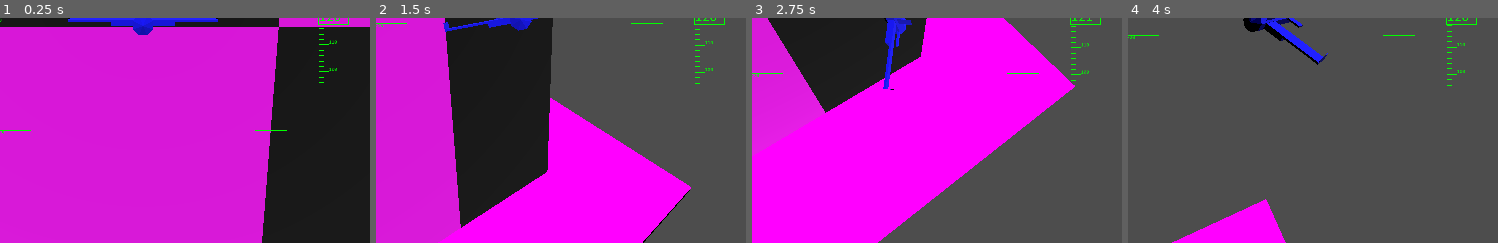
Above: before the commit, frames 1-4 (left to right).
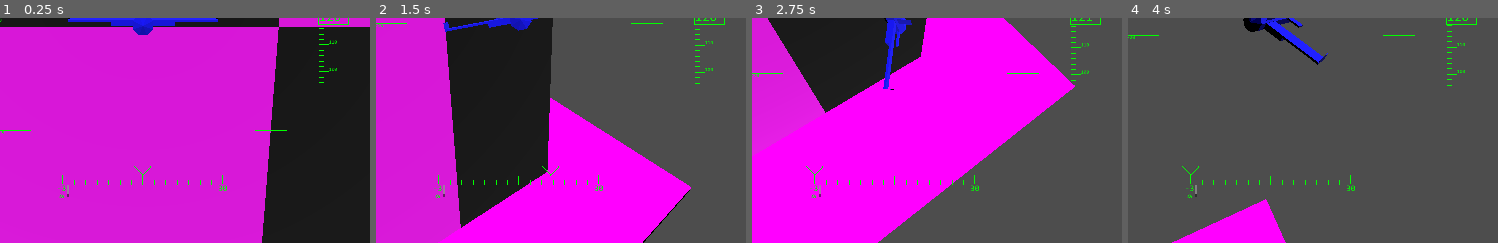
Above: after the commit, the same moments.

Repository: voidstarjms/shimmer
Game: Godot game, scene res://main.tscn
The game is run twice, just before and just after one commit, with the same random seed, the same clock (stepped at 60 frames per second) and the same inputs.
Inputs:
- Up to frame 1 (0.25 s): no input
- Up to frame 2 (1.5 s): tap Enter at 0.5 s; hold E (strafe_right) 0.53-1.28 s; tap Space (dash) at 0.6 s; hold I (pitch_down) from 1.28 s (still down); tap A (roll_ccw) at 1.35 s
- Up to frame 3 (2.75 s): release I (pitch_down) at 2.03 s; hold E (strafe_right) from 2.03 s (still down); hold D (roll_cw) from 2.03 s (still down)
- Up to frame 4 (4 s): release E (strafe_right) at 2.78 s; release D (roll_cw) at 2.78 s; hold K (pitch_up) 2.78-3.53 s; tap Shift at 2.85 s; hold Q (strafe_left) from 3.53 s (still down); tap Space (dash) at 3.6 s
The pictures show only the part of the screen within x 35-85%, y 50-100%; the shares and areas given below are measured in that part.

The runs differ from the first frame. In frame 1, 0.2% of the frame differs, in the area x 15-62%, y 65-80%; in frame 2, 0.2%; in frame 3, 0.2%; in frame 4, 0.2%.

Commit message:
Implemented horizontal sliding arrow gauge, added lateral velocity gauge

Diff:
--- a/gui.gd
+++ b/gui.gd
@@ -16,6 +16,7 @@
 var speed_tape_labels : Array[Label]
 var health_bar : BarGauge
 var heading_number : NumberBox
+var lat_vel_gauge : SlidingArrowGauge
 
 var gui_color = Color.GREEN
 var warning_color = Color.RED
@@ -578,35 +579,86 @@
 	var orientation
 	var value
 	var max_value
-	var tick_spacing
-
-	func _init(p : Vector2, s : Vector2, orient : int, max_val : int, tick_spc : float, label_color : Color, view_rect : Rect2):
-		var wx = view_rect.size.x
-		var wy = view_rect.size.y
-
+	var subdiv_count
+	var arrow_d
+
+	func _init(p : Vector2, s : Vector2, orient : int, max_val : int, subdiv : float, arrow_dim : Vector2, label_color : Color, view_rect : Rect2):
+		var wx = view_rect.size.x
+		var wy = view_rect.size.y
 		pos = p
 		sz = s
+		var px = wx * p.x
+		var py = wy * p.y
+		var sx = wx * s.x
+		var sy = wy * s.y
+
 		orientation = orient
 		max_value = max_val
-		tick_spacing = tick_spc
+		subdiv_count = subdiv
+		arrow_d = arrow_dim
 		var font = load(UI_font_path)
+		label_list = Array()
+
 		# Create lower valued label
-		var label = Label.new()
-		label.add_theme_font_override("font", font)
-		label.add_theme_color_override("font_color", label_color)
-		label.add_theme_font_size_override("font_size", int(sz.y * wy))
+		var label = RichTextLabel.new()
+		label.add_theme_font_override("normal_font", font)
+		label.add_theme_color_override("default_color", label_color)
+		label.add_theme_font_size_override("normal_font_size", int(sy))
+		label.horizontal_alignment = HORIZONTAL_ALIGNMENT_CENTER
 		label.text = str(-max_value)
+		label.position = Vector2(px - label.size.x/2, py + sy)
+		label.size = Vector2(40,40)
+		label_list.append(label)
+		add_child(label)
 		# Create upper valued label
-		label = Label.new()
-		label.add_theme_font_override("font", font)
-		label.add_theme_color_override("font_color", label_color)
-		label.add_theme_font_size_override("font_size", int(sz.y * wy))
+		label = RichTextLabel.new()
+		label.add_theme_font_override("normal_font", font)
+		label.add_theme_color_override("default_color", label_color)
+		label.add_theme_font_size_override("normal_font_size", int(sy))
+		label.horizontal_alignment = HORIZONTAL_ALIGNMENT_CENTER
 		label.text = str(max_value)
-
-		label_list.add(Label.new())
+		label.position = Vector2(px + sx - label.size.x/2, py + sy)
+		label.size = Vector2(40,40)
+		label_list.append(label)
+		add_child(label)
+
+		base_label_size = view_rect.size
+		base_font_size = label.get_theme_font_size("normal_font_size")
 
 	func set_max_value(new_value: int):
 		max_value = new_value
+
+	func construct(view_rect : Rect2):
+		var wx = view_rect.size.x
+		var wy = view_rect.size.y
+		var px = wx * pos.x
+		var py = wy * pos.y
+		var sx = wx * sz.x
+		var sy = wy * sz.y
+
+		var ret_arr = Array()
+		var ticks = subdiv_count + 2
+		if orientation == 0:
+			label_list[0].position = Vector2(px - label_list[0].size.x/2, py + sy)
+			label_list[1].position = Vector2(px - label_list[1].size.x/2 + sx, py + sy)
+
+			var arrow_offset = sx * (0.5 + value / max_value * 0.5)
+			ret_arr.append([[Vector2(px - sx * arrow_d.x + arrow_offset, py - sy * arrow_d.y), Vector2(px + arrow_offset, py)],
+				[Vector2(px + arrow_offset, py), Vector2(px + sx * arrow_d.x + arrow_offset, py - sy * arrow_d.y)]])
+			for i in ticks + 1:
+				var div_frac = i / ticks
+				# TODO get rid of these magic numbers and make it more flexible
+				var height
+				if div_frac == 0 or div_frac == 0.5 or div_frac == 1:
+					height = sy
+				else:
+					height = sy * 0.5
+				ret_arr.append([Vector2(px + div_frac * sx, py + sy), Vector2(px + div_frac * sx, py + sy - height)])
+
+		return ret_arr
+
+	func set_value(val : float):
+		value = clamp(val, -max_value, max_value)
 
 func _on_window_resized():
 	var view_rect = get_viewport_rect()
@@ -616,6 +668,7 @@
 	altimeter_tape.resize_text(view_rect)
 	speed_box.resize_text(view_rect)
 	altimeter_box.resize_text(view_rect)
+	lat_vel_gauge.resize_text(view_rect)
 
 func _ready() -> void:
 	var view_rect = get_viewport_rect()
@@ -675,6 +728,9 @@
 
 	heading_number = NumberBox.new(Vector2(0.5 - altimeter_box_sz.x / 2, 0.01), altimeter_box_sz, gui_color, view_rect)
 	self.add_child(heading_number)
+
+	lat_vel_gauge = SlidingArrowGauge.new(Vector2(0.4, 0.85), Vector2(0.2, 0.02), 0, 30, 12, Vector2(0.05, 1), gui_color, view_rect)
+	self.add_child(lat_vel_gauge)
 
 	get_window().size_changed.connect(_on_window_resized)
 	_on_window_resized()
@@ -738,3 +794,12 @@
 		heading_angle += TAU
 	heading_number.set_value(int(rad_to_deg(heading_angle)))
 	draw_rect(heading_number.construct(view_rect), gui_color, false)
+
+	var right_vec = $"../../ZealousJay".transform.basis.x
+	var lat_vel = $"../../ZealousJay".vel_vec.project(right_vec)
+	lat_vel_gauge.set_value(lat_vel.length() * sign(lat_vel.dot(right_vec)))
+	var lat_vel_tick_array = lat_vel_gauge.construct(view_rect)
+	draw_line(lat_vel_tick_array[0][0][0], lat_vel_tick_array[0][0][1], gui_color)
+	draw_line(lat_vel_tick_array[0][1][0], lat_vel_tick_array[0][1][1], gui_color)
+	for i in range(1, lat_vel_tick_array.size()):
+		draw_line(lat_vel_tick_array[i][0], lat_vel_tick_array[i][1], gui_color)
